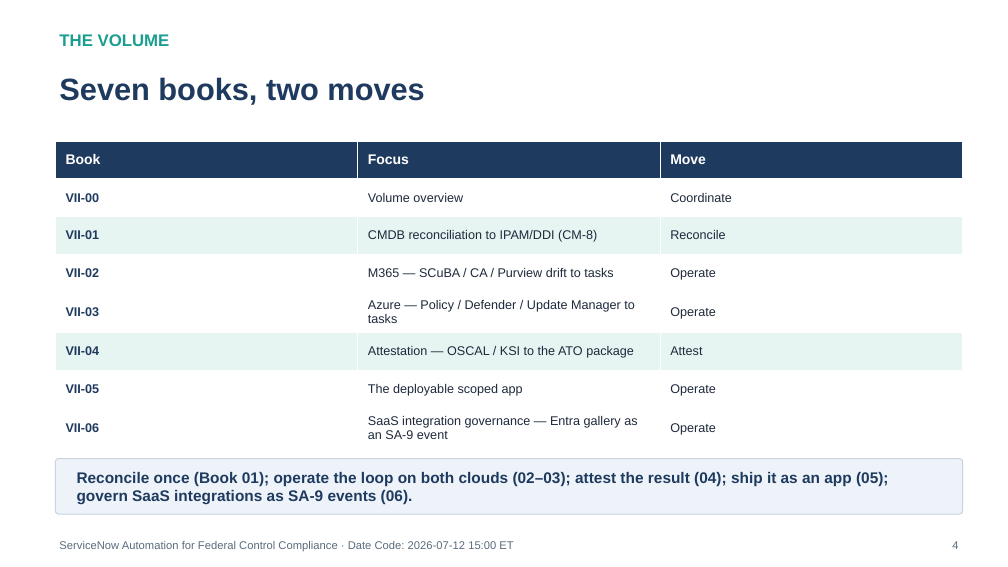
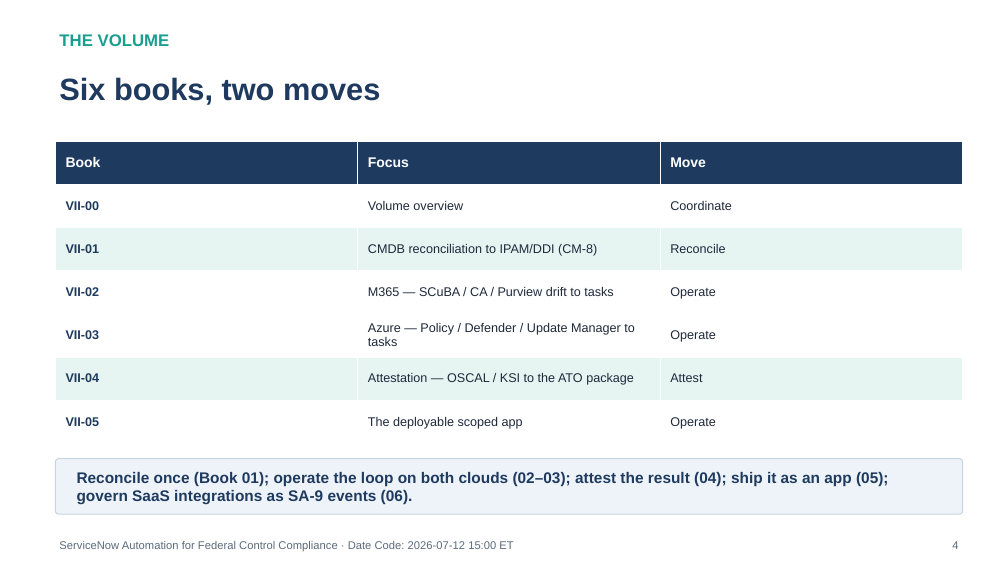
Before and after one commit to WhalerMike/uiao, a slide deck: slide 4 of inbox/Application Aware Networking/Vol_VII_Book_00_FedAAN_ServiceNow_Automation_Overview.pptx. Drawn at 1008x567 pixels with LibreOffice and Linux fonts; fonts in the diff are those of the drawing. Boxes give left, top, right and bottom in pixels: in the first picture for what was removed or moved away, otherwise in the second. Text is boxed around its words. In the diff, an @@ line names an element or a change of style, - is before the commit and + after.

```diff
--- a/inbox/Application Aware Networking/Vol_VII_Book_00_FedAAN_ServiceNow_Automation_Overview.pptx
+++ b/inbox/Application Aware Networking/Vol_VII_Book_00_FedAAN_ServiceNow_Automation_Overview.pptx
@@ text at [59, 77, 380, 105]: text changed @@
-Seven books, two moves
+Six books, two moves
@@ table at [55, 141, 963, 444] @@
-row 8: VII-06 | SaaS integration governance — Entra gallery as an SA-9 event | Operate
```
Also in this commit, not shown: 27 other files.
